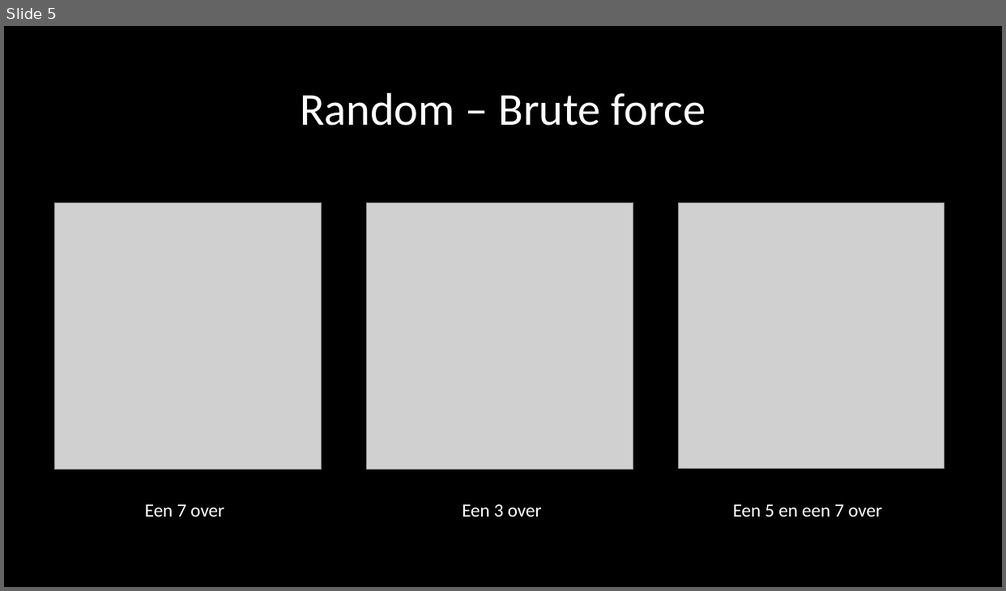
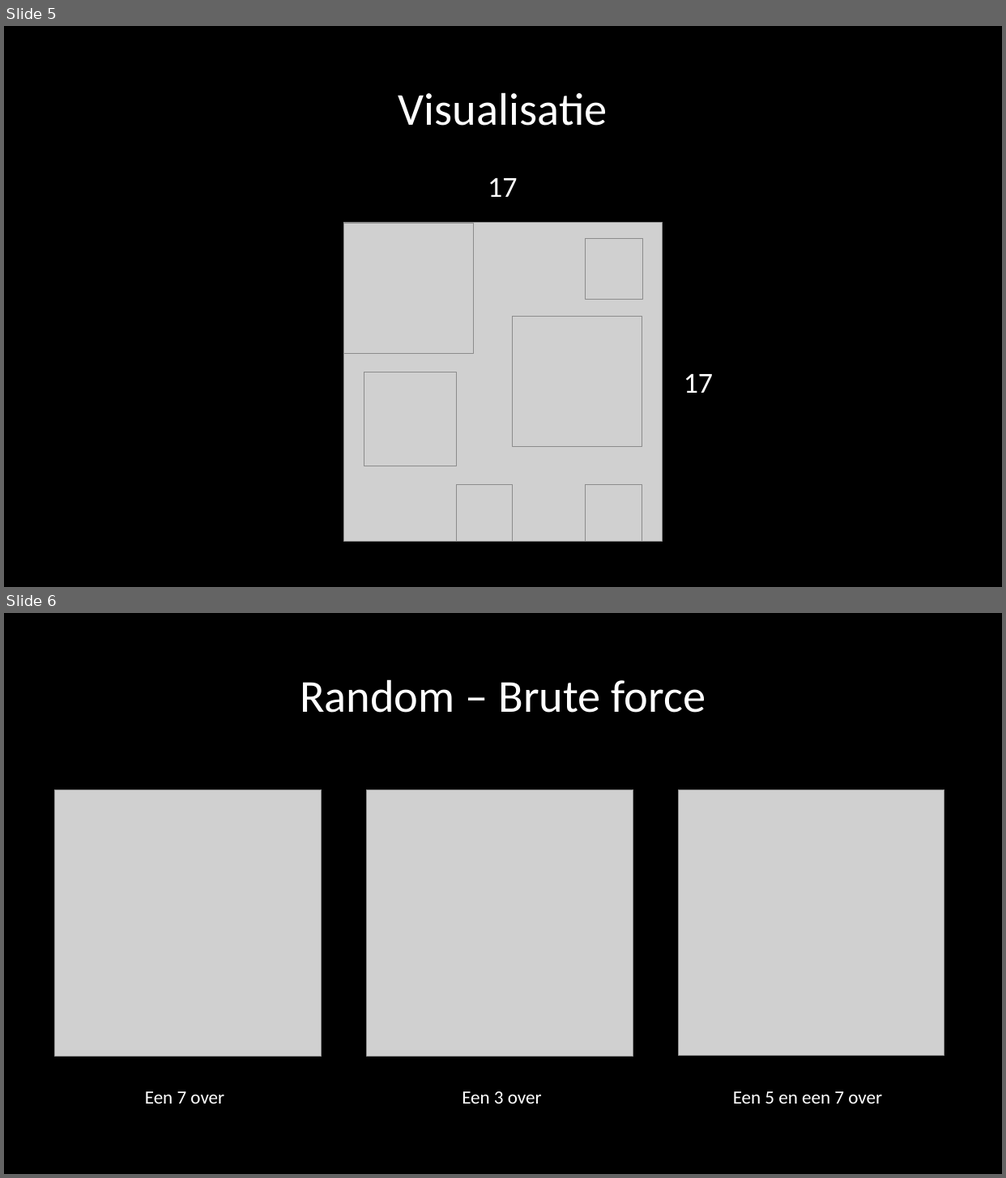
Before and after one commit to Kriandir/Inteamiderend, a slide deck: Presentatie3.pptx. Shown one above the other, each under a label of ours: slide 5 before the commit, slides 5 and 6 after it. The pictures are 1006x591 and 1006x1178 pixels, drawn with LibreOffice and Linux fonts; fonts in the diff are those of the drawing; grey boxes stand for pictures. Boxes give left, top, right and bottom in pixels: in the first picture for what was removed or moved away, otherwise in the second. Text is boxed around its words. In the diff, an @@ line names an element or a change of style, - is before the commit and + after.

```diff
--- a/Presentatie3.pptx
+++ b/Presentatie3.pptx
@@ slide 5 added at <box>4,26,1002,587</box>, background #000000 @@
@@ title added at <box>398,92,607,126</box>, 44 pt, text #FFFFFF @@
+Visualisatie
@@ text added at <box>488,178,517,197</box>, 28 pt, text #FFFFFF @@
+17
@@ picture added at <box>344,222,663,541</box> @@
@@ picture added at <box>344,223,474,354</box> @@
@@ picture added at <box>585,238,642,299</box> @@
@@ picture added at <box>513,317,642,446</box> @@
@@ picture added at <box>364,373,456,466</box> @@
@@ text added at <box>684,374,713,393</box>, 28 pt, text #FFFFFF @@
+17
@@ picture added at <box>456,485,513,541</box> @@
@@ picture added at <box>585,485,641,541</box> @@
@@ what was slide 5 is now slide 6 @@
```
Also in this commit, not shown: 8 slides changed, 5 other slides added, 1 slide removed, 3 other files.
